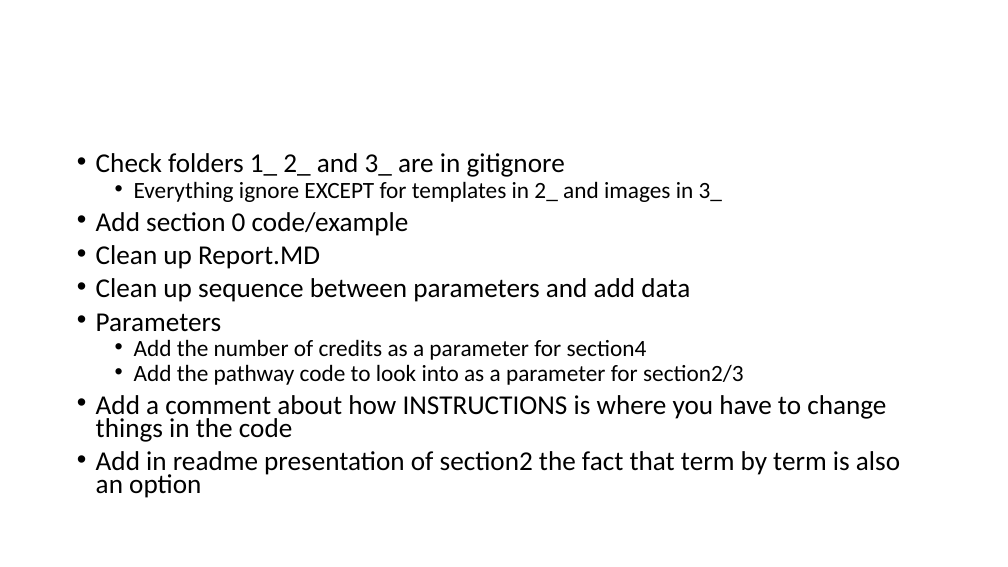
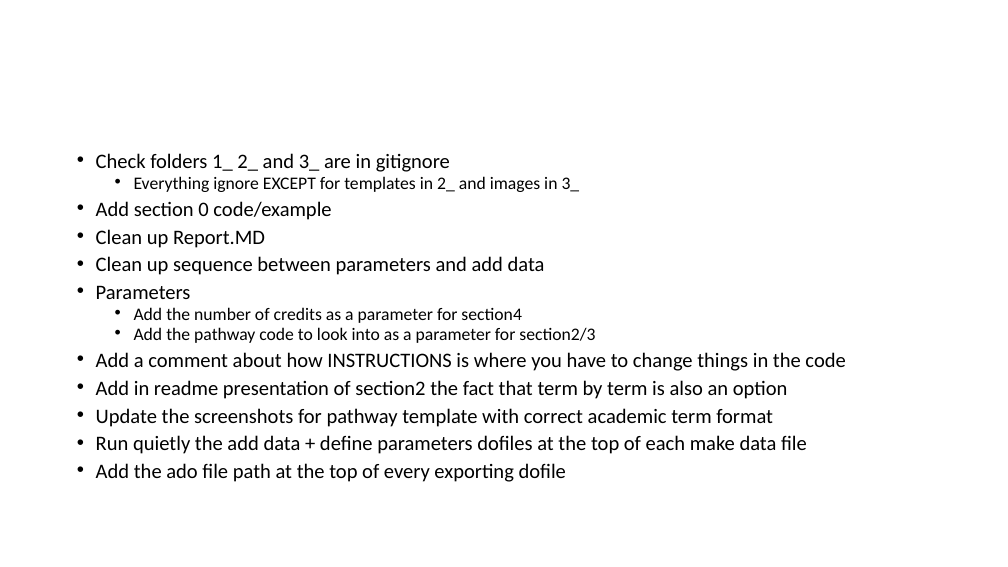
Before and after one commit to BeaLeydier/researched-pdp-toolkit, a slide deck: slide 15 of HowTo.pptx. Drawn at 1008x567 pixels with LibreOffice and Linux fonts; fonts in the diff are those of the drawing. Boxes give left, top, right and bottom in pixels: in the first picture for what was removed or moved away, otherwise in the second. Text is boxed around its words. In the diff, an @@ line names an element or a change of style, - is before the commit and + after.

Commit message:
Readme v1

```diff
--- a/HowTo.pptx
+++ b/HowTo.pptx
@@ text at [96, 153, 845, 399]: size 25.9 to 19.6 pt in "Check folders 1_ 2_ and 3_ are ...", "Add section 0 code/example", "Clean up Report.MD", "Clean up sequence between parameters and add ..." and 3 more places; size 22.2 to 16.8 pt in "Everything ignore EXCEPT for templates in 2_ ...", "Add the number of credits as a ...", "Add the pathway code to look into ..." @@
@@ text at [96, 408, 807, 482]: paragraphs added @@
+• Update the screenshots for pathway template with correct academic term format
+• Run quietly the add data + define parameters dofiles at the top of each make data file
+• Add the ado file path at the top of every exporting dofile
```
Also in this commit, not shown: 1 other slide changed, 16 other files.
